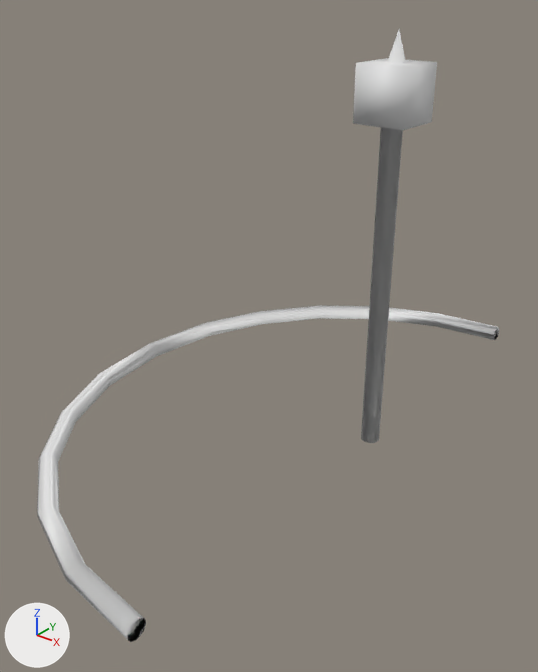
What one commit did to the OBJ model AVT_start/AVT_start/res/meshes/Gizmos/ScaleGizmo.obj.
The view is the same before and after, from a 50 mm lens placed at (0.823, -1.454, 1.095), pointed at (-0.284, -0.071, 0.237). Lighting does not change. The marker at lower left points along +X, +Y and +Z. Where no turn or scale is listed for an object, it has been applied to the vertices.

Script lines for the objects in view, before the commit:
```python
me_cylinder_002 = bpy.data.meshes.new('Cylinder.002')
me_cylinder_002.from_pydata(...)  # 156 vertices, 308 faces; spans x -0.85..0.0, y -0.84..0.83, z -0.03..0.02
me_scale_cylinder = bpy.data.meshes.new('Scale_Cylinder')
me_scale_cylinder.from_pydata(...)  # 32 vertices, 46 faces; spans x -0.061..0.061, y -0.061..0.061, z -0.002..0.929
me_translation_cylinder_001 = bpy.data.meshes.new('translation_Cylinder.001')
me_translation_cylinder_001.from_pydata(...)  # 37 vertices, 70 faces; spans x -0.056..0.051, y -0.052..0.055, z -0.002..0.997
ob_cylinder_002 = bpy.data.objects.new('Cylinder.002', me_cylinder_002)
ob_cylinder_002.location = (0.0, 0.0, 0.0)
ob_scale_cylinder = bpy.data.objects.new('Scale_Cylinder', me_scale_cylinder)
ob_scale_cylinder.location = (0.0, 0.0, 0.0)
ob_translation_cylinder_001 = bpy.data.objects.new('translation_Cylinder.001', me_translation_cylinder_001)
ob_translation_cylinder_001.location = (0.0, 0.0, 0.0)
```
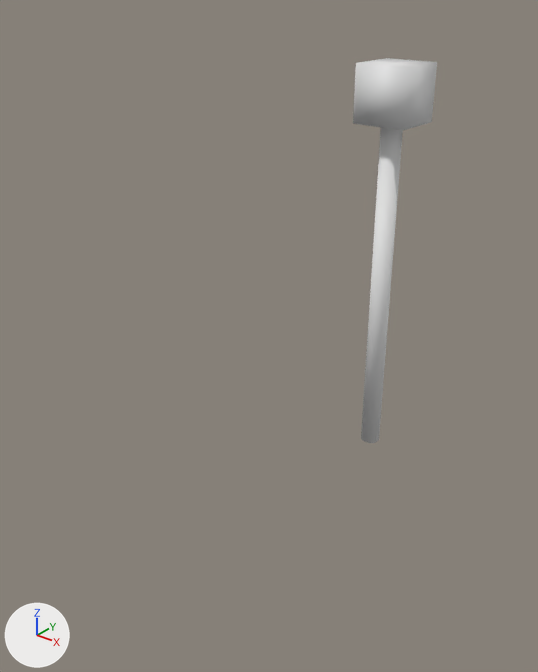
Commit message: gizmo model fix

Where the change shows, as pixel boxes [x1, y1, x2, y2] in the pictures (538 x 672 px):
'Cylinder.002', deleted: before [37, 305, 499, 642]
'translation_Cylinder.001', deleted: before [361, 29, 406, 443]

Edits to the bpy script that builds the scene:
```text
Remove ob_cylinder_002:
    ob_cylinder_002 = bpy.data.objects.new('Cylinder.002', me_cylinder_002)
    ob_cylinder_002.location = (0.0, 0.0, 0.0)
Remove ob_translation_cylinder_001:
    ob_translation_cylinder_001 = bpy.data.objects.new('translation_Cylinder.001', me_translation_cylinder_001)
    ob_translation_cylinder_001.location = (0.0, 0.0, 0.0)
```
